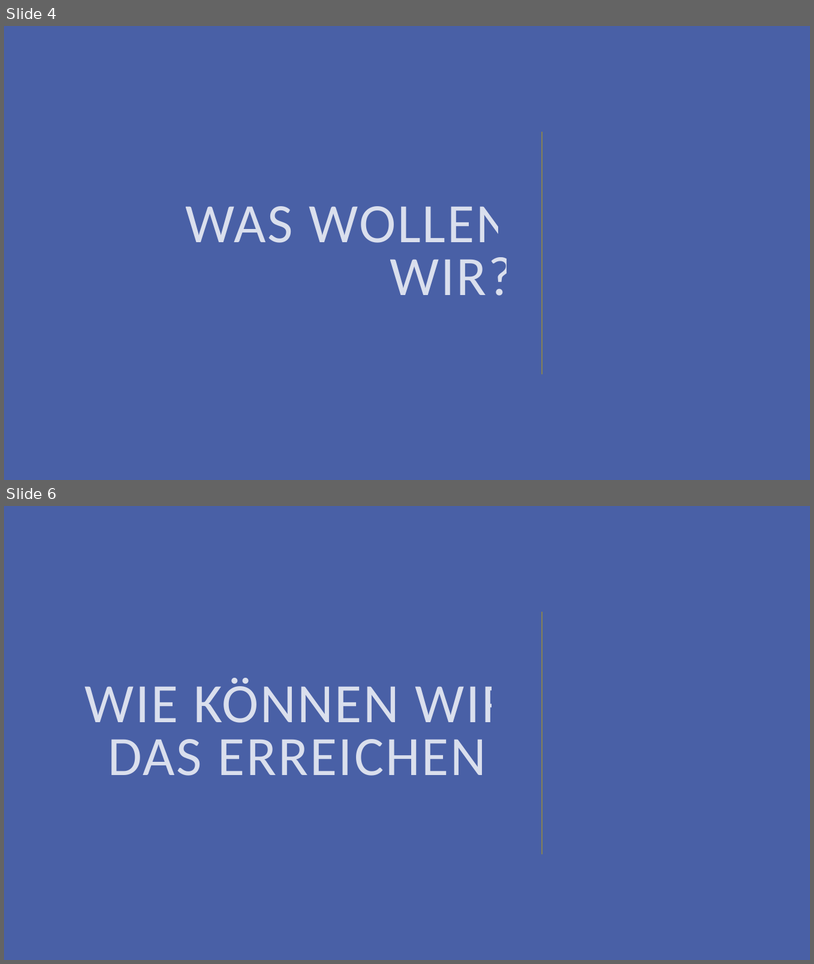
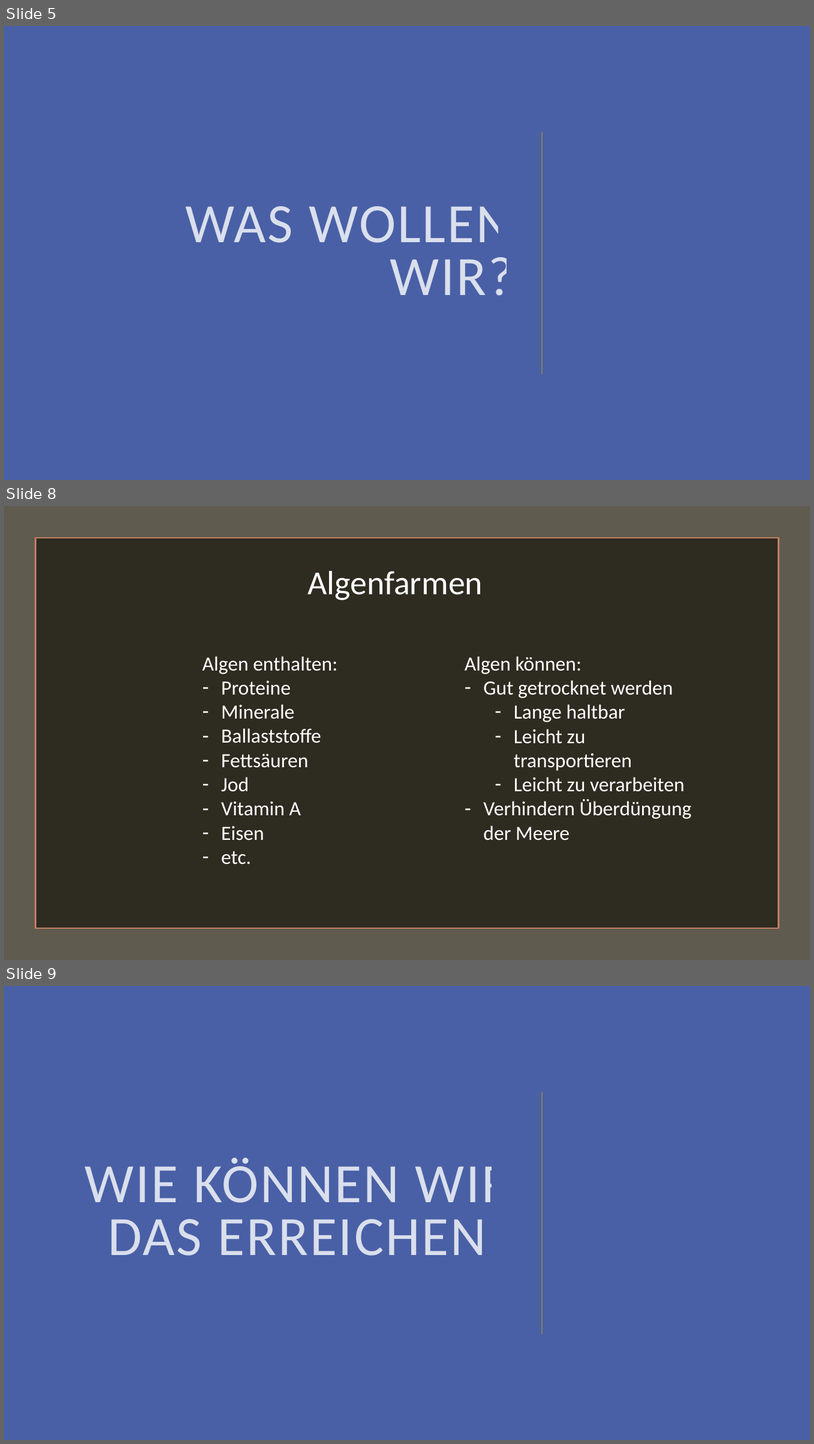
Before and after one commit to plastikpamaro/MKon, a slide deck: Firmenpräsentation.pptx. Shown one above the other, each under a label of ours: slides 4 and 6 before the commit, slides 5, 8 and 9 after it; the slides between them are not shown. The pictures are 814x964 and 814x1444 pixels, drawn with LibreOffice and Linux fonts; fonts in the diff are those of the drawing. Boxes give left, top, right and bottom in pixels: in the first picture for what was removed or moved away, otherwise in the second. Text is boxed around its words. In the diff, an @@ line names an element or a change of style, - is before the commit and + after.

```diff
--- a/Firmenpräsentation.pptx
+++ b/Firmenpräsentation.pptx
@@ slide 8 added at (4,506,810,960), background #4960A6 @@
@@ rectangle added at (4,506,810,960), fill #605B4F @@
@@ rectangle added at (35,538,779,928), fill #2E2B21, outline #C17F63 1.75 pt @@
@@ text added at (308,571,483,600), 40 pt, text #FFFFFF @@
+Algenfarmen
@@ text added at (203,656,338,864), 24 pt, text #FFFFFF @@
+Algen enthalten:
+– Proteine
+– Minerale
+– Ballaststoffe
+– Fettsäuren
+– Jod
+– Vitamin A
+– Eisen
+– etc.
@@ text added at (465,656,692,840), 24 pt, text #FFFFFF @@
+Algen können:
+– Gut getrocknet werden
+  – Lange haltbar
+  – Leicht zu transportieren
+  – Leicht zu verarbeiten
+– Verhindern Überdüngung der Meere
@@ what was slide 4 is now slide 5 @@
@@ what was slide 6 is now slide 9 @@
```
Also in this commit, not shown: 5 other slides added, 3 slides removed, 1 other file.
